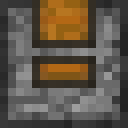
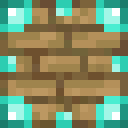
Two versions of the same layered image (128 x 128). Layer-by-layer changes:
added group "piston" with 14 layers in group "machines" over [0, 0, 128, 128]
added group "front" (1st of 4, in "machines" › "piston") with 4 layers in group "piston" over [0, 0, 128, 128]
added layer "Layer 30" in group "front" over [0, 0, 128, 128]
added layer "Layer 28 copy 2" in group "front" over [0, 0, 128, 128]
added layer "piston_top_normal" in group "front" over [0, 0, 128, 128]
hid group "block breaker" (50 layers) over [0, 0, 128, 128]
